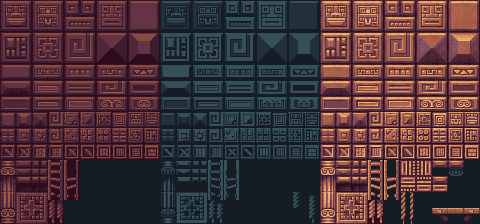
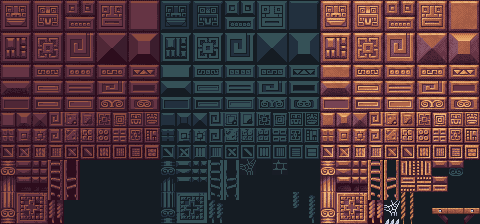
Layered file, before and after one edit (w=480, h=224). Changes by layer:
added layer "Capa pegada" above "Fustes" over 272, 159, 288, 175
painted on "Fustes" over 240, 159, 400, 224
